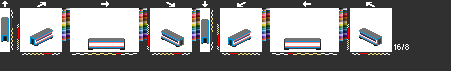
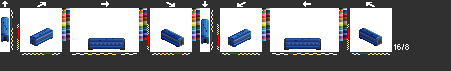
Revision of a layered 451px x 71px image; what changed, layer by layer:
hid "ffpride2" over (x1=1, y1=17, x2=382, y2=49)
